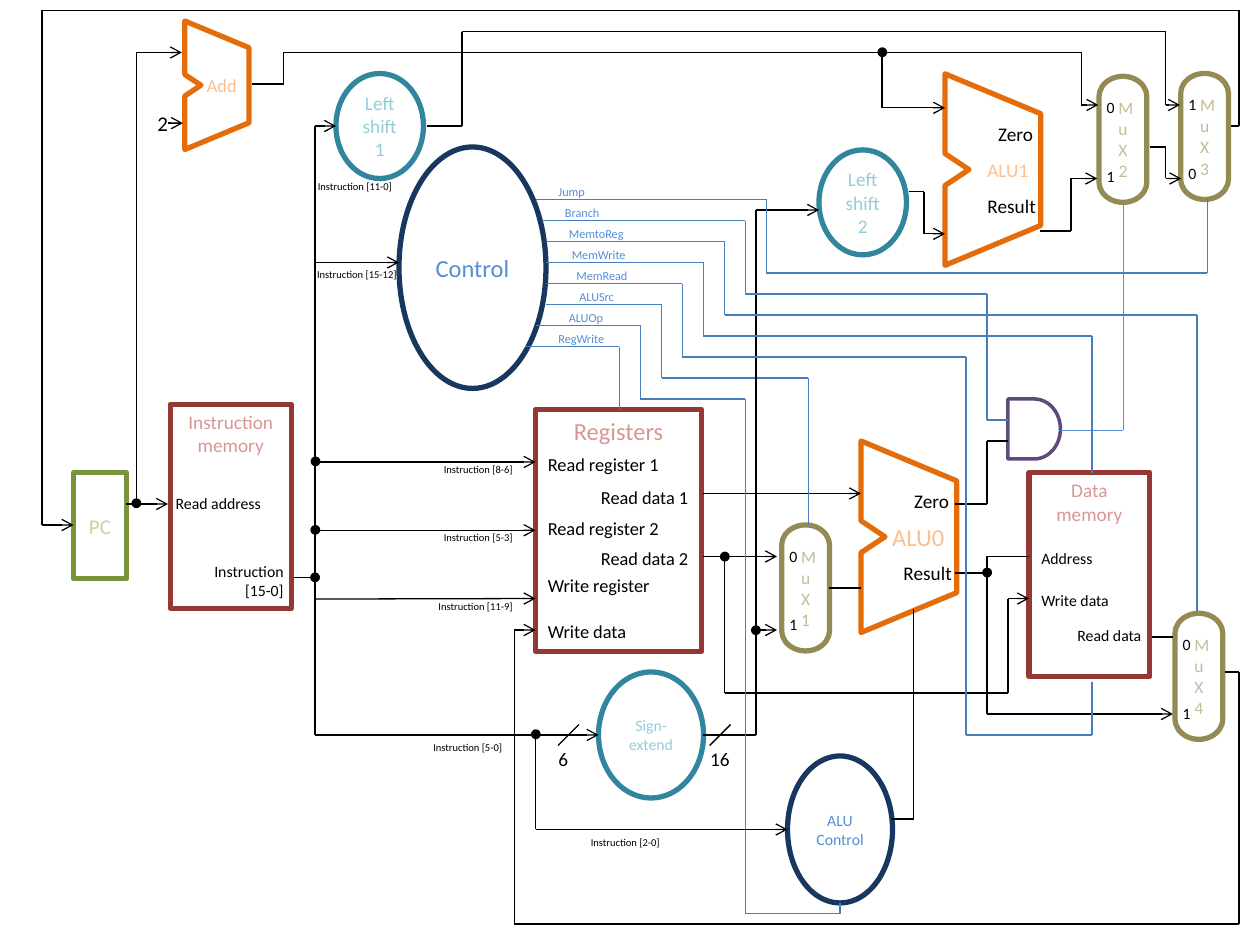
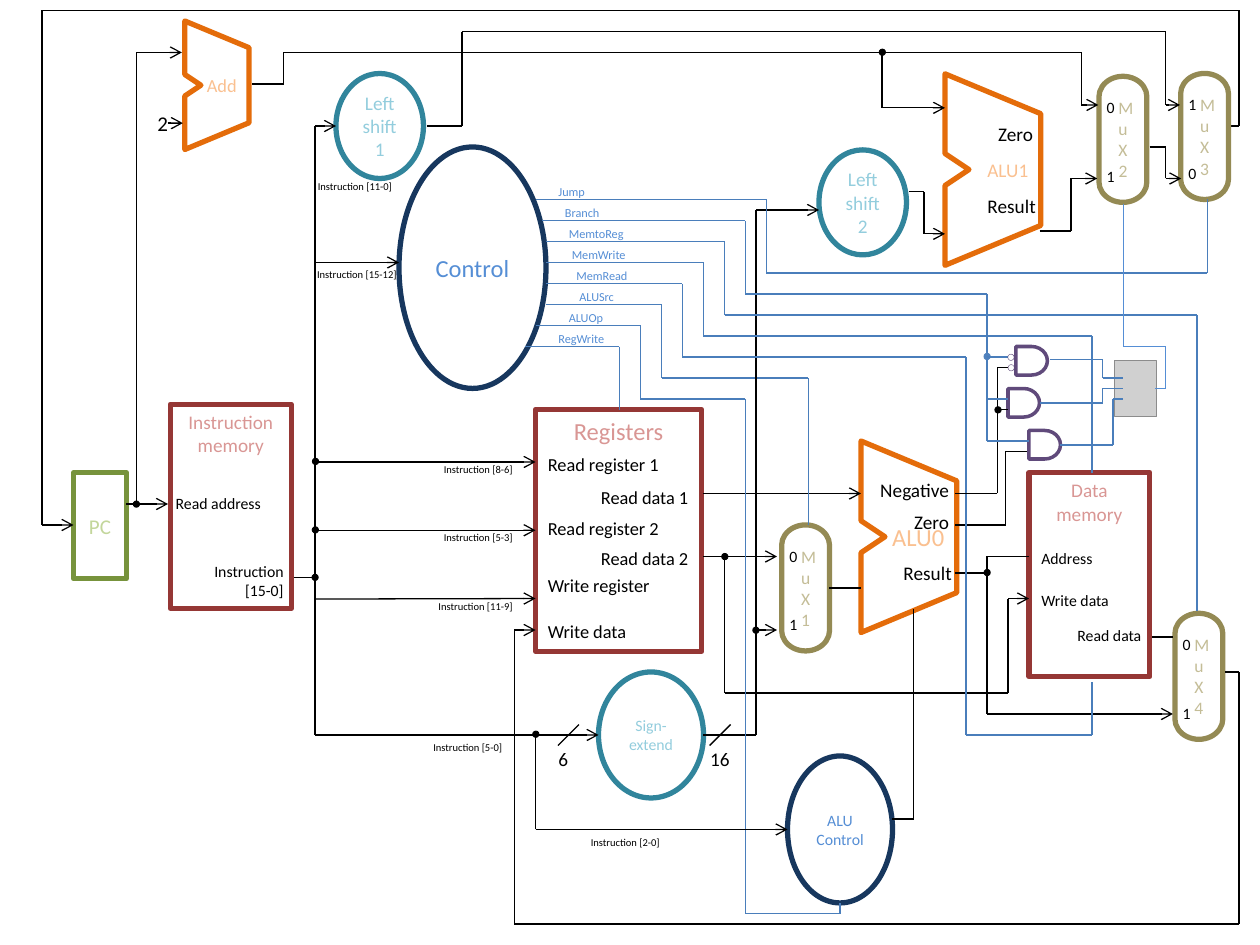
Before and after one commit to trimmerdb/EGRE_426, a slide deck: slide 1 of CPU block diagram with jump.pptx. Drawn at 1260x945 pixels with LibreOffice and Linux fonts; fonts in the diff are those of the drawing; grey boxes stand for pictures. Boxes give left, top, right and bottom in pixels: in the first picture for what was removed or moved away, otherwise in the second. Text is boxed around its words. In the diff, an @@ line names an element or a change of style, - is before the commit and + after.

```diff
--- a/CPU block diagram with jump.pptx
+++ b/CPU block diagram with jump.pptx
@@ line moved from (1124, 204) - (1124, 431) to (1124, 204) - (1124, 346) @@
@@ line moved from (987, 294) - (987, 420) to (987, 294) - (987, 441) @@
@@ ellipse added at (984, 353, 990, 359), fill #4F81BD, outline #4F81BD 0.5 pt @@
@@ line added from (987, 357) to (1008, 357), #4B7EBC 0.75 pt @@
@@ ellipse added at (1008, 354, 1014, 360), outline #604A7B 0.25 pt @@
@@ flow chart delay added at (1016, 346, 1047, 375), outline #604A7B 2 pt @@
@@ line moved from (1061, 431) - (1124, 431) to (1124, 346) - (1166, 346) @@
@@ line added from (1166, 346) to (1166, 388), #558ED5 0.75 pt @@
@@ flow chart delay added at (1008, 388, 1040, 417), outline #604A7B 2 pt @@
@@ ellipse added at (1008, 364, 1014, 370), outline #604A7B 0.25 pt @@
@@ line added from (1050, 360) to (1102, 360), #4B7EBC 0.75 pt @@
@@ line added from (1102, 360) to (1102, 378), #4B7EBC 0.75 pt @@
@@ line added from (1102, 378) to (1124, 378), #4B7EBC 0.75 pt @@
@@ line added from (1102, 403) to (1102, 388), #4B7EBC 0.75 pt @@
@@ line added from (1102, 388) to (1124, 388), #4B7EBC 0.75 pt @@
@@ picture added at (1115, 360, 1157, 416) @@
@@ line added from (1155, 388) to (1166, 388), #558ED5 0.75 pt @@
@@ line added from (987, 399) to (1008, 399), #4B7EBC 0.75 pt @@
@@ group added at (955, 368, 1008, 494): 4 lines, 1 ellipse @@
@@ line added from (1040, 403) to (1102, 403), #4B7EBC 0.75 pt @@
@@ line added from (1113, 445) to (1113, 399), #4B7EBC 0.75 pt @@
@@ line added from (1113, 399) to (1124, 399), #4B7EBC 0.75 pt @@
@@ line moved from (987, 420) - (1008, 420) to (987, 441) - (1029, 441) @@
@@ flow chart delay: place and size @@
-flow chart delay at (1008, 399, 1061, 460)
+flow chart delay at (1029, 431, 1061, 460)
@@ line added from (1061, 445) to (1113, 445), #4B7EBC 0.75 pt @@
@@ line moved from (987, 441) - (1008, 441) to (1005, 451) - (1027, 451) @@
@@ line moved from (987, 441) - (987, 504) to (1005, 451) - (1005, 525) @@
@@ outline #000000 2 pt to #000000 0.5 pt in 9 elements at (722, 553, 728, 559), (752, 627, 759, 634), (984, 570, 990, 576), (312, 459, 319, 465), (312, 527, 319, 533), (312, 575, 319, 581), (533, 731, 539, 737), (879, 49, 886, 55), (134, 501, 140, 508) @@
@@ text added at (880, 483, 949, 501), 11 pt, text #000000 @@
+Negative
@@ text "Zero" rewrapped from (914, 495, 949, 508) to (914, 516, 949, 534) @@
@@ line moved from (987, 504) - (955, 504) to (1005, 525) - (955, 525) @@
```
Also in this commit, not shown: 1 other file.
